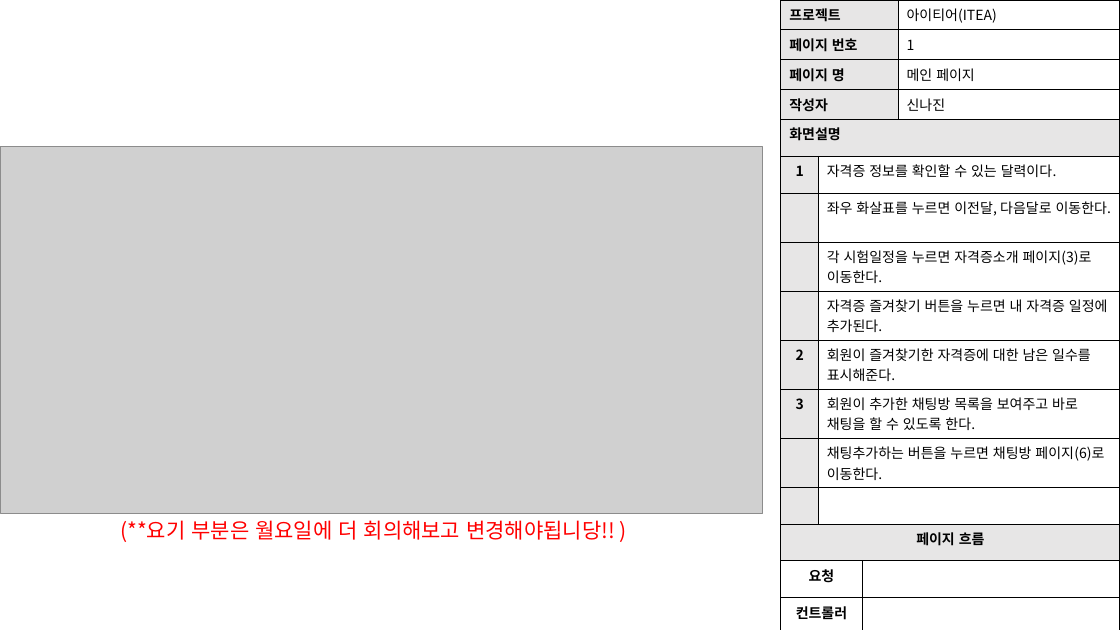
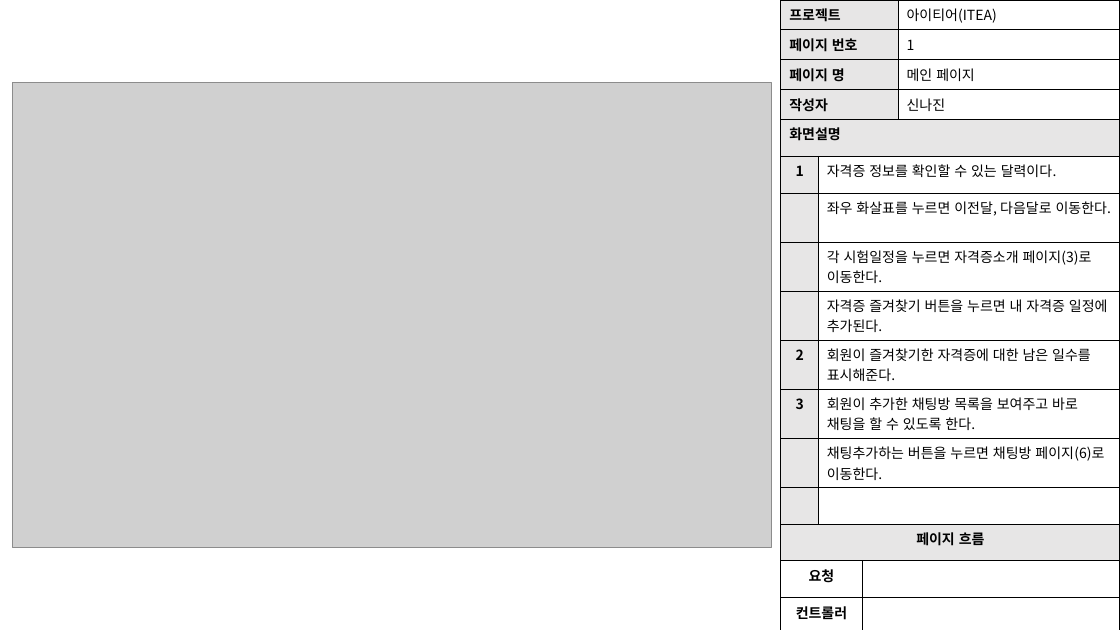
Before and after one commit to skwls2087/itea, a slide deck: slide 5 of 추가자료/스토리보드/스토리보드.pptx (slide 4 before the commit). Drawn at 1120x630 pixels with LibreOffice and Linux fonts; fonts in the diff are those of the drawing; grey boxes stand for pictures. Boxes give left, top, right and bottom in pixels: in the first picture for what was removed or moved away, otherwise in the second. Text is boxed around its words. In the diff, an @@ line names an element or a change of style, - is before the commit and + after.

```diff
--- a/추가자료/스토리보드/스토리보드.pptx
+++ b/추가자료/스토리보드/스토리보드.pptx
@@ picture: place and size @@
-picture at (0, 147, 762, 513)
+picture at (13, 82, 771, 548)
@@ text removed at (120, 520, 615, 542) @@
-(**요기 부분은 월요일에 더 회의해보고 변경해야됩니당!! )
```
Also in this commit, not shown: 2 other slides changed, 16 slides added, 14 other files.
